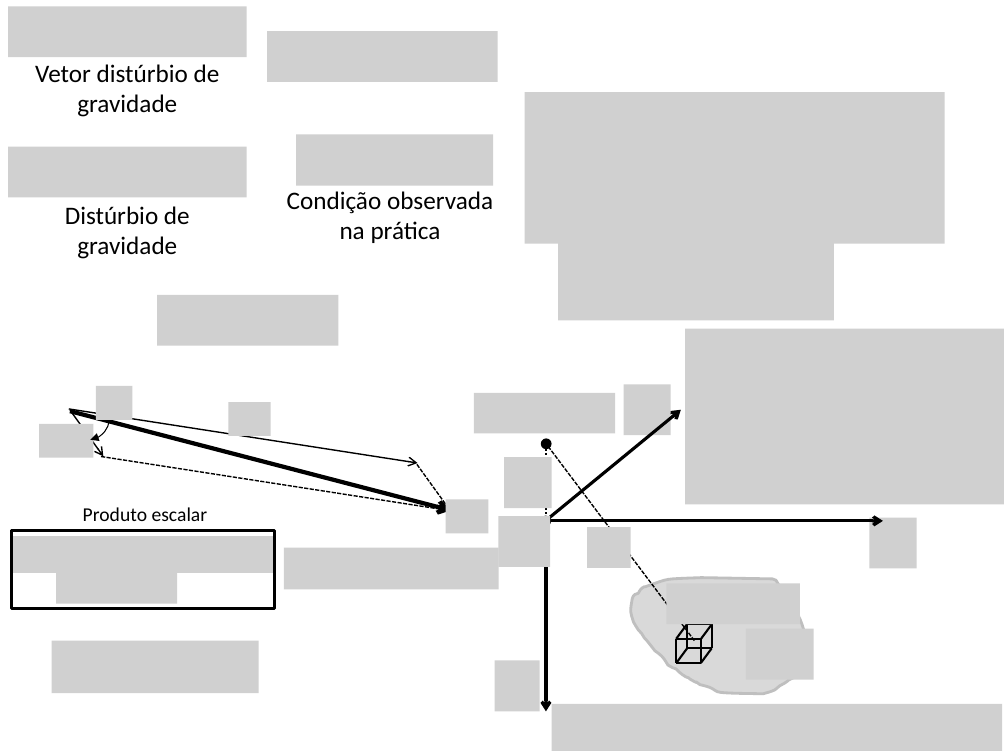
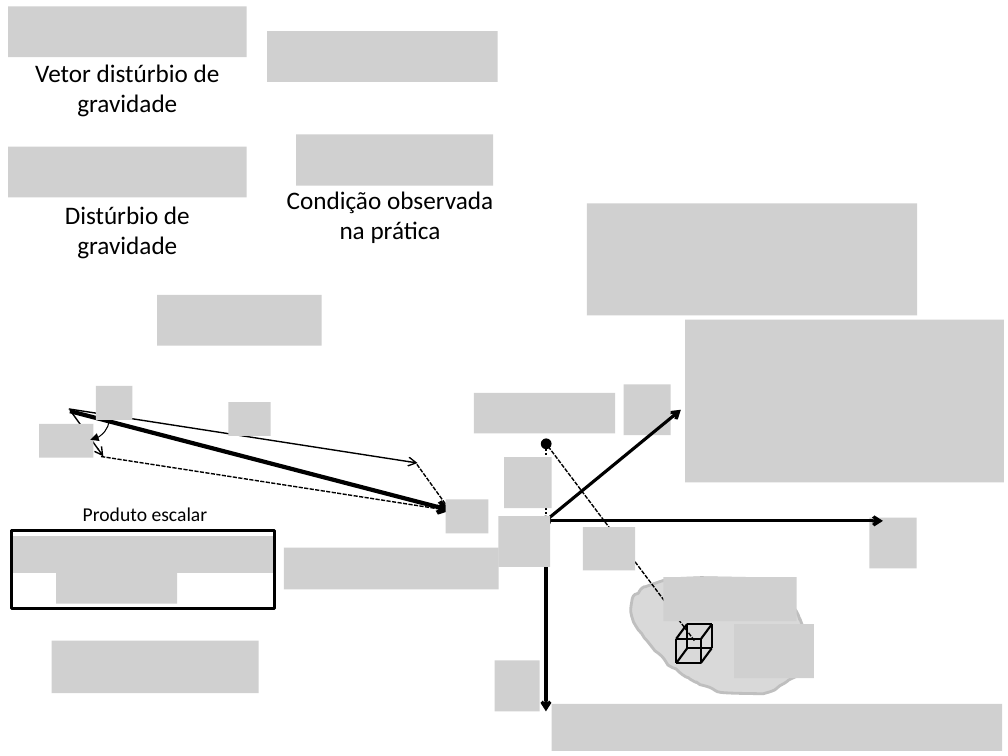
Before and after one commit to pinga-lab/CE-VII-SimBGf-2016, a slide deck: slide 21 of slides/5b_disturbio_gravidade.pptx. Drawn at 1008x756 pixels with LibreOffice and Linux fonts; fonts in the diff are those of the drawing; grey boxes stand for pictures. Boxes give left, top, right and bottom in pixels: in the first picture for what was removed or moved away, otherwise in the second. Text is boxed around its words. In the diff, an @@ line names an element or a change of style, - is before the commit and + after.

```diff
--- a/slides/5b_disturbio_gravidade.pptx
+++ b/slides/5b_disturbio_gravidade.pptx
@@ picture removed at [524,93,944,244] @@
@@ picture: place and size @@
-picture at [558,230,835,321]
+picture at [587,204,917,316]
@@ picture: place and size @@
-picture at [157,295,339,346]
+picture at [157,295,322,346]
@@ picture: place and size @@
-picture at [685,329,1004,504]
+picture at [685,320,1004,483]
@@ picture: place and size @@
-picture at [587,527,630,568]
+picture at [583,527,635,571]
@@ picture: place and size @@
-picture at [666,584,799,624]
+picture at [663,577,796,621]
@@ picture: place and size @@
-picture at [746,629,813,679]
+picture at [734,624,813,678]
```
Also in this commit, not shown: 8 other slides changed, 3 slides added, 1 slide removed.
